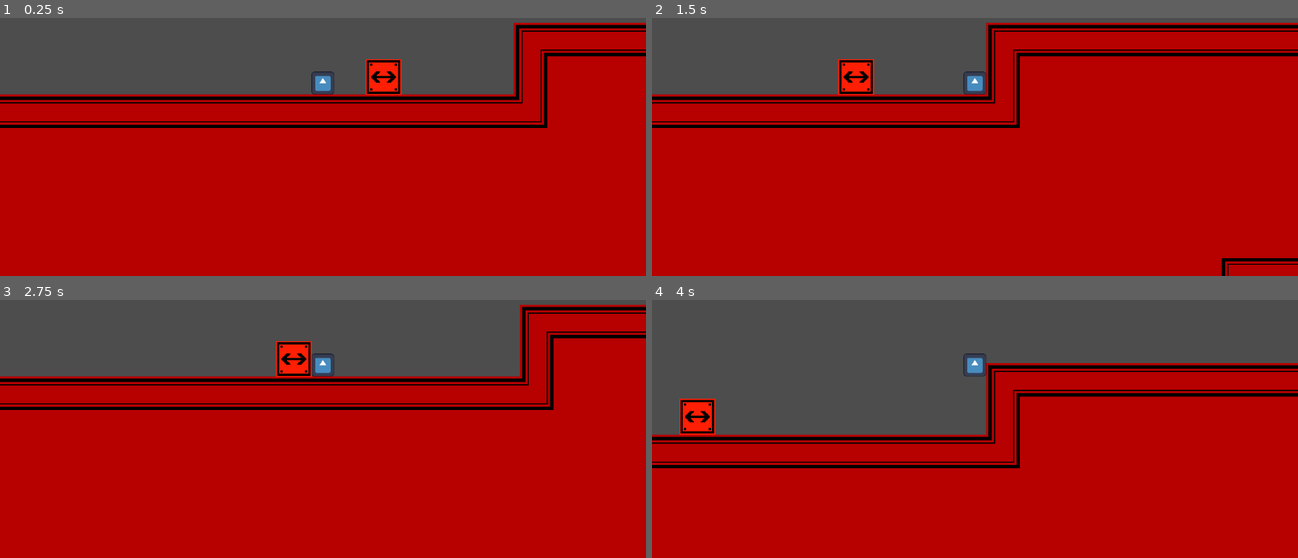
Above: before the commit, frames 1-4 (two rows, left to right).
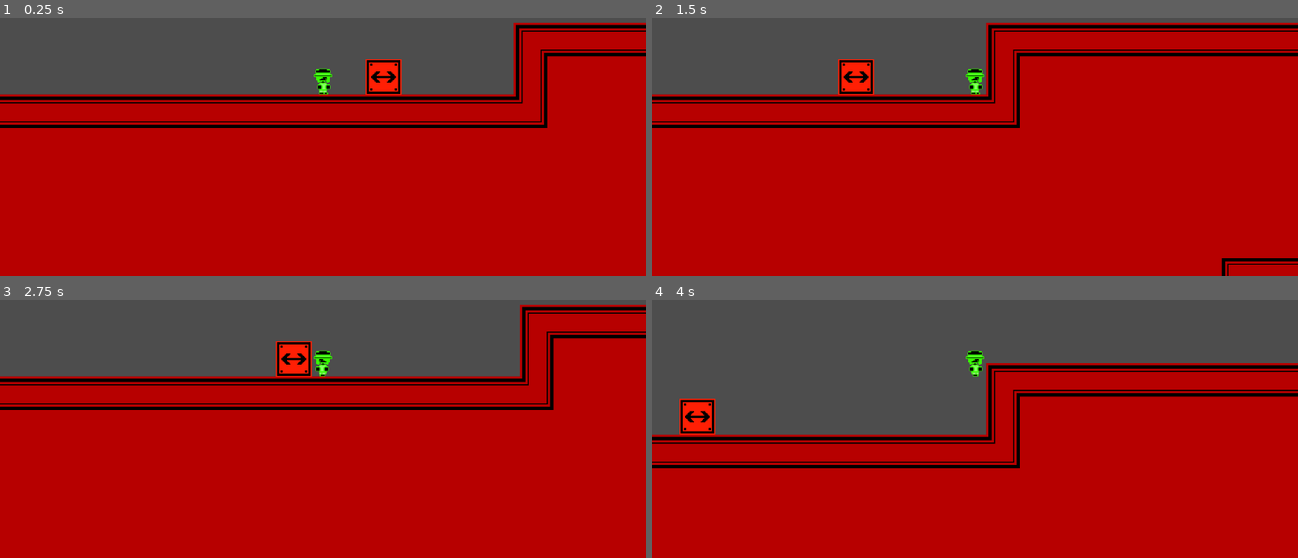
Above: after the commit, the same moments.

Repository: Plackett/LD57
Game: Godot game, scene res://scenes/level_0.tscn
The game is run twice, just before and just after one commit, with the same random seed, the same clock (stepped at 60 frames per second) and the same inputs. The engine's default icon, where the game draws it, is replaced by a stand-in: a white triangle on a blue panel in a dark square.
Inputs:
- Up to frame 1 (0.25 s): no input
- Up to frame 2 (1.5 s): tap Enter (ui_accept) at 0.5, 0.77 s; hold Right (ui_right) from 0.53 s (still down)
- Up to frame 3 (2.75 s): tap Enter (ui_accept) at 1.52 s; release Right (ui_right) at 2.03 s; hold Left (ui_left) from 2.03 s (still down)
- Up to frame 4 (4 s): release Left (ui_left) at 2.78 s; hold Right (ui_right) from 2.78 s (still down); tap Enter (ui_accept) at 3.02, 3.77 s

The runs differ from the first frame. In frame 1, 0.3% of the frame differs, in the area x 48-52%, y 19-30%; in frame 2, 0.3%; in frame 3, 0.3%; in frame 4, 0.3%.

Commit message:
Implemented Half Working Animations

Diff:
--- a/scenes/player.gd
+++ b/scenes/player.gd
@@ -3,6 +3,8 @@
 
 const SPEED = 250.0
 const JUMP_VELOCITY = -370.0
+
+@onready var _animated_sprite: AnimatedSprite2D = $AnimatedSprite2D
 
 # Reference to the timer
 @onready var jump_height_timer = $JumpHeightTimer
@@ -40,7 +42,29 @@
 
 	# Get the input direction and handle the movement/deceleration.
 	# As good practice, you should replace UI actions with custom gameplay actions.
-	var direction := Input.get_axis("ui_left", "ui_right")
+	# Get the input direction: -1, 0, 1
+	var direction = Input.get_axis("ui_left", "ui_right")
+
+	# Flip the sprite
+	if direction > 0:
+		_animated_sprite.flip_h = false
+	elif direction < 0:
+		_animated_sprite.flip_h = true
+
+		# Play animations
+		if is_on_floor():
+			if direction == 0:
+				_animated_sprite.play("Idle")
+				print("Idle")
+			else:
+				_animated_sprite.play("Walk")
+				print("Walk")
+		else:
+			_animated_sprite.play("Jump")
+			print("Jump")
+
+
+
 	if direction:
 		velocity.x = direction * SPEED
 	else:
--- a/scenes/player.tscn
+++ b/scenes/player.tscn
@@ -1,9 +1,41 @@
-[gd_scene load_steps=4 format=3 uid="uid://b706nn3irhgg"]
+[gd_scene load_steps=7 format=3 uid="uid://b706nn3irhgg"]
 
 [ext_resource type="Script" uid="uid://duqtf5yoivxm8" path="res://scenes/player.gd" id="1_3vyb7"]
-[ext_resource type="Texture2D" uid="uid://buwj7em0xhxwx" path="res://icon.svg" id="2_g2els"]
+[ext_resource type="Texture2D" uid="uid://nqle2rlttgv0" path="res://assets/player1.png" id="3_qlg0r"]
+[ext_resource type="Texture2D" uid="uid://detl4krk54vfv" path="res://assets/player2.png" id="4_tuyoq"]
+[ext_resource type="Texture2D" uid="uid://w26jm2ess0lk" path="res://assets/player3.png" id="5_fjrip"]
 
 [sub_resource type="RectangleShape2D" id="RectangleShape2D_u8vuu"]
+
+[sub_resource type="SpriteFrames" id="SpriteFrames_smehm"]
+animations = [{
+"frames": [{
+"duration": 1.0,
+"texture": ExtResource("3_qlg0r")
+}],
+"loop": true,
+"name": &"Idle",
+"speed": 8.0
+}, {
+"frames": [{
+"duration": 1.0,
+"texture": ExtResource("4_tuyoq")
+}],
+"loop": true,
+"name": &"Jump",
+"speed": 8.0
+}, {
+"frames": [{
+"duration": 1.0,
+"texture": ExtResource("3_qlg0r")
+}, {
+"duration": 1.0,
+"texture": ExtResource("5_fjrip")
+}],
+"loop": true,
+"name": &"Walk",
+"speed": 8.0
+}]
 
 [node name="CharacterBody2D" type="CharacterBody2D"]
 script = ExtResource("1_3vyb7")
@@ -13,13 +45,14 @@
 position = Vector2(0, -10)
 shape = SubResource("RectangleShape2D_u8vuu")
 
-[node name="Sprite2D" type="Sprite2D" parent="."]
-position = Vector2(-0.124994, -10.125)
-scale = Vector2(0.158203, 0.158203)
-texture = ExtResource("2_g2els")
-
 [node name="JumpHeightTimer" type="Timer" parent="."]
 wait_time = 0.15
 one_shot = true
 
+[node name="AnimatedSprite2D" type="AnimatedSprite2D" parent="."]
+position = Vector2(0, -11.9063)
+scale = Vector2(0.73877, 0.744141)
+sprite_frames = SubResource("SpriteFrames_smehm")
+animation = &"Idle"
+
 [connection signal="timeout" from="JumpHeightTimer" to="." method="_on_jump_height_timer_timeout"]
Binary file added: assets/player1.png
Not shown, added: assets/player1.png.import
Binary file added: assets/player2.png
Not shown, added: assets/player2.png.import
Binary file added: assets/player3.png
Not shown, added: assets/player3.png.import
